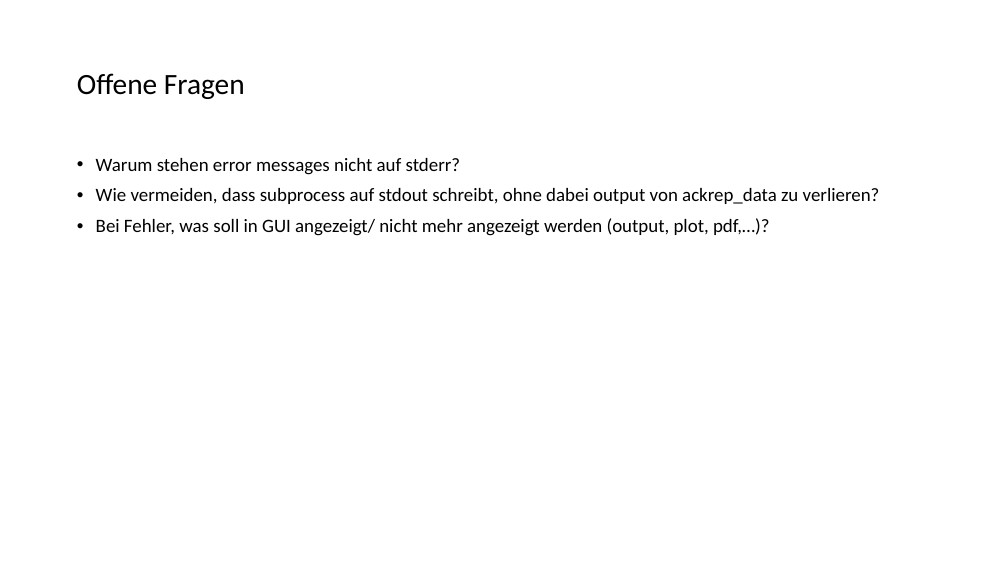
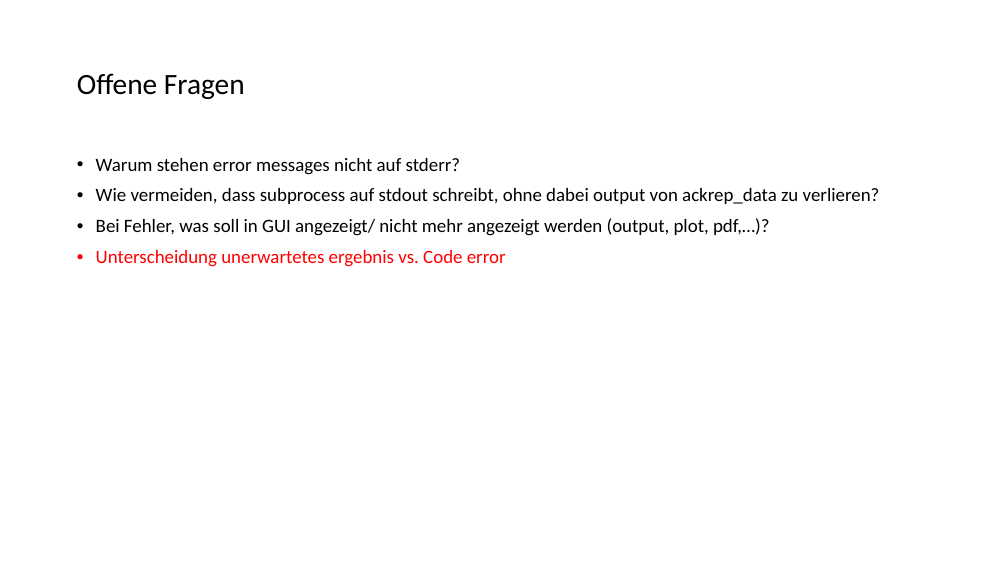
Before and after one commit to ackrep-org/ackrep_core, a slide deck: slide 3 of doc/devdoc/Anforderungen an Fehleranzeige.pptx. Drawn at 1008x567 pixels with LibreOffice and Linux fonts; fonts in the diff are those of the drawing. Boxes give left, top, right and bottom in pixels: in the first picture for what was removed or moved away, otherwise in the second. Text is boxed around its words. In the diff, an @@ line names an element or a change of style, - is before the commit and + after.

```diff
--- a/doc/devdoc/Anforderungen an Fehleranzeige.pptx
+++ b/doc/devdoc/Anforderungen an Fehleranzeige.pptx
@@ text at <box>96,250,506,267</box>: paragraph added @@
+• Unterscheidung unerwartetes ergebnis vs. Code error
```
Also in this commit, not shown: 2 other slides changed, 3 other files.
